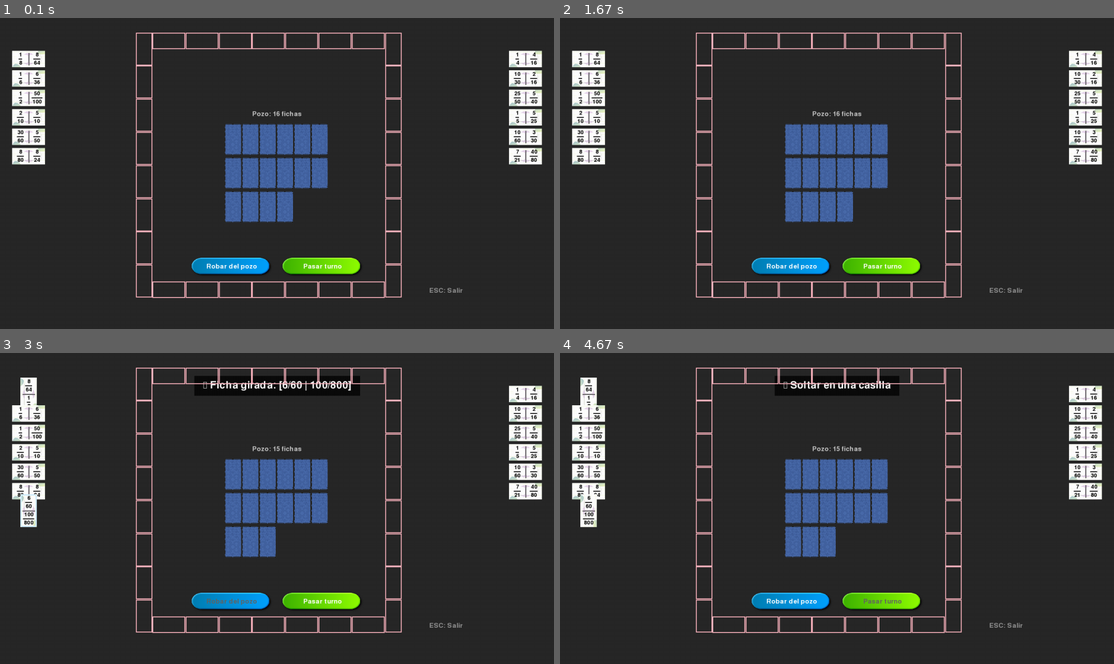
Above: before the commit, frames 1-4 (two rows, left to right).
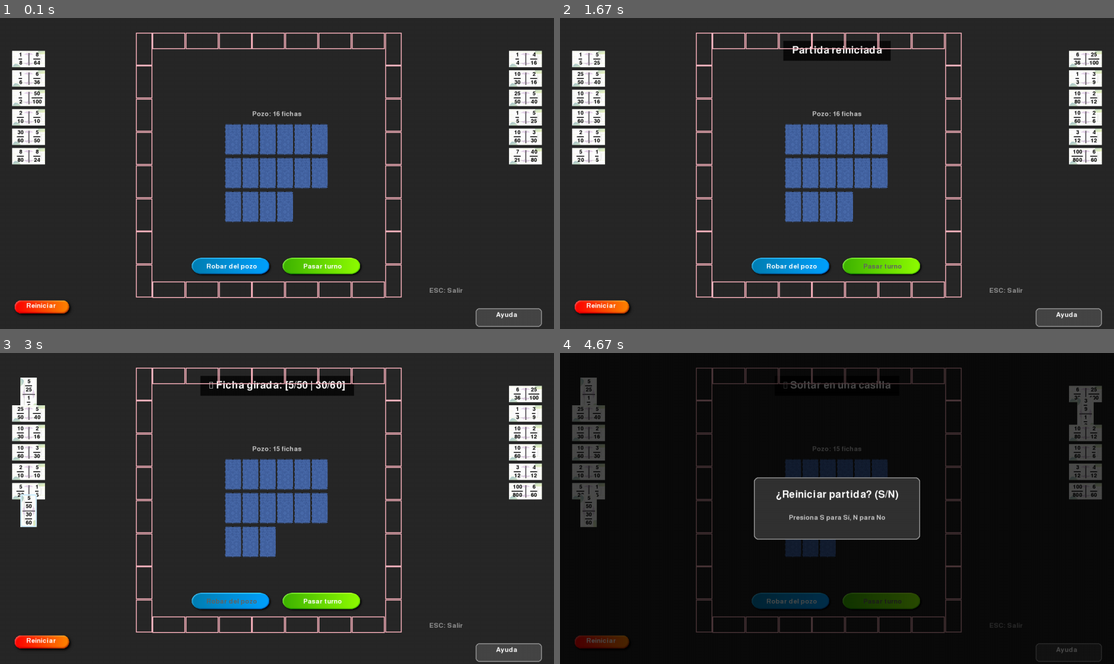
Above: after the commit, the same moments.

Repository: ernelopez/domino4
Game: pygame game, started from main.py
The game is run twice, just before and just after one commit, with the same random seed, the same clock (stepped at 60 frames per second) and the same inputs.
Inputs (mouse positions are in pixels of both pictures, inside the frame that each line leads up to):
- Up to frame 1 (0.1 s): no input
- Up to frame 2 (1.67 s): click (604, 307) at 0.38 s, where only the run after the commit has a clickable "Reiniciar"; tap S at 0.67 s; tap G at 1 s; hold N from 1.33 s (still down)
- Up to frame 3 (3 s): release N at 1.8 s; press the mouse at (27, 489) at 1.87 s; move the mouse to (138, 461) at 1.97 s; release the mouse at (254, 433) at 2.1 s; click "1" at 2.22 s; press the mouse at (232, 601) at 2.53 s; move the mouse to (271, 524) at 2.63 s; release the mouse at (310, 446) at 2.77 s; tap G at 2.83 s
- Up to frame 4 (4.67 s): press the mouse at (881, 601) at 3.2 s; move the mouse to (903, 527) at 3.3 s; release the mouse at (920, 449) at 3.43 s; click "1" at 3.55 s; press the mouse at (1086, 393) at 3.87 s; move the mouse to (1008, 452) at 3.97 s; release the mouse at (936, 514) at 4.1 s; click (1069, 651) at 4.22 s, where only the run after the commit has a clickable "Ayuda"; press the mouse at (604, 642) at 4.53 s; move the mouse to (792, 626) at 4.63 s

The runs differ from the first frame. In frame 1, 1.2% of the frame differs, in the area x 2-98%, y 90-100%; in frame 2, 2.8%; in frame 3, 2.2%; in frame 4, 95%, in the area x 0-100%, y 0-100%.

Commit message:
Reiniciar

Diff:
--- a/main.py
+++ b/main.py
@@ -17,6 +17,7 @@
 
 archivofuente = 'junegull.ttf'
 #archivofuente = 'Ubuntu-Title.ttf'
+
 
 class Boton:
     def __init__(self, x, y, ancho, alto, texto, imagen=None, color=COLOR_BOTON, color_hover=COLOR_BOTON_HOVER):
@@ -48,8 +49,36 @@
 
             # Centrar el texto en el rectángulo del botón
             texto_rect = texto_surface.get_rect(center=self.rect.center)
+
+            # Si es el botón de reinicio, ajustar verticalmente
+            if "Reiniciar" in self.texto or "Ayuda" in self.texto:
+                texto_rect.y -= 5
+                texto_rect.x -= 5  # <--- Ajustá este valor (2, 3, 4, 5) hasta que quede bien
+
             pantalla.blit(texto_surface, texto_rect)
-
+    '''
+    def dibujar(self, pantalla, fuente):
+        # Si hay imagen, dibujarla
+        if self.imagen is not None:
+            img = pygame.transform.scale(self.imagen, (self.rect.width, self.rect.height))
+            pantalla.blit(img, (self.rect.x, self.rect.y))
+        else:
+            # Fallback: dibujar rectángulo
+            color = self.color_hover if self.esta_sobre() and self.activo else self.color
+            pygame.draw.rect(pantalla, color, self.rect, border_radius=8)
+            pygame.draw.rect(pantalla, (150, 150, 150), self.rect, 2, border_radius=8)
+
+        # Texto del botón (si tiene)
+        if self.texto:
+            if self.activo:
+                texto_surface = fuente.render(self.texto, True, COLOR_TEXTO_BOTON)
+            else:
+                texto_surface = fuente.render(self.texto, True, (100, 100, 100))
+
+            # Centrar el texto en el rectángulo del botón
+            texto_rect = texto_surface.get_rect(center=self.rect.center)
+            pantalla.blit(texto_surface, texto_rect)
+    '''
     def esta_sobre(self):
         return self.rect.collidepoint(pygame.mouse.get_pos())
 
@@ -101,6 +130,9 @@
         self.tiempo_mensaje = 0
         self.mensaje_color = (255, 255, 255)
 
+        self.mostrar_confirmacion_reinicio = False
+        self.mensaje_confirmacion = ""
+
         # Posiciones de las fichas en la mano
         self.posiciones_fichas = {
             "jugador1": [],
@@ -175,9 +207,11 @@
             # Botones
             ruta_boton_robar = os.path.join(assets_dir, "boton_robar.png")
             ruta_boton_pasar = os.path.join(assets_dir, "boton_pasar.png")
+            ruta_boton_reset = os.path.join(assets_dir, "boton_reset.png")
 
             self.img_boton_robar = pygame.image.load(ruta_boton_robar)
             self.img_boton_pasar = pygame.image.load(ruta_boton_pasar)
+            self.img_boton_reset = pygame.image.load(ruta_boton_reset)
 
             print("✅ Imágenes cargadas correctamente")
         except Exception as e:
@@ -187,6 +221,7 @@
             self.img_dorso = None
             self.img_boton_robar = None
             self.img_boton_pasar = None
+            self.img_boton_reset = None
 
     def calcular_offset_tablero(self):
         """Calcula el offset para centrar el tablero en la pantalla"""
@@ -247,6 +282,35 @@
         )
         self.botones.append(self.boton_pasar)
 
+        x_reiniciar = int(30 * self.escala)
+        y_reiniciar = self.alto_pantalla - int(75 * self.escala)
+        ancho_reiniciar = int(150 * self.escala)
+        alto_reiniciar = int(50 * self.escala)
+
+        self.boton_reiniciar = Boton(
+            x_reiniciar,
+            y_reiniciar,
+            ancho_reiniciar,
+            alto_reiniciar,
+            "Reiniciar",
+            self.img_boton_reset
+        )
+        self.botones.append(self.boton_reiniciar)
+
+        x_ayuda = self.ancho_pantalla - int(160 * self.escala) - int(30 * self.escala)
+        y_ayuda = self.alto_pantalla - int(50 * self.escala)
+        ancho_ayuda = int(160 * self.escala)
+        alto_ayuda = int(45 * self.escala)
+
+        self.boton_ayuda = Boton(
+            x_ayuda,
+            y_ayuda,
+            ancho_ayuda,
+            alto_ayuda,
+            "Ayuda"
+        )
+        self.botones.append(self.boton_ayuda)
+
     def actualizar_botones(self):
         """Actualiza qué botones están activos según el estado del juego"""
         partida = self.partida
@@ -256,6 +320,7 @@
 
         self.boton_robar.activo = not ya_robo and puede_robar and not partida.terminada
         self.boton_pasar.activo = ya_robo and not partida.terminada
+        self.boton_reiniciar.activo = True
         #self.boton_girar.activo = self.ficha_seleccionada is not None and not partida.terminada
 
     def actualizar_posiciones_fichas(self):
@@ -401,82 +466,6 @@
             dibujar_fraccion(ficha.textos["N"], x + ancho//2, y + alto//4)
             dibujar_fraccion(ficha.textos["S"], x + ancho//2, y + 3 * alto//4)
 
-    '''
-    def dibujar_valores_ficha(self, ficha, x, y, ancho, alto):
-        """Dibuja los valores de la ficha en dos líneas centradas como bloque"""
-        # Fondo semitransparente para legibilidad
-        s = pygame.Surface((ancho, alto), pygame.SRCALPHA)
-        s.fill((255, 255, 255, 180))
-        self.pantalla.blit(s, (x, y))
-
-        # Línea central
-        if ficha.orientacion == "horizontal":
-            pygame.draw.line(self.pantalla, (80, 80, 80),
-                           (x + ancho//2, y + 5),
-                           (x + ancho//2, y + alto - 5), 2)
-        else:
-            pygame.draw.line(self.pantalla, (80, 80, 80),
-                           (x + 5, y + alto//2),
-                           (x + ancho - 5, y + alto//2), 2)
-
-        # Función para dibujar fracción en dos líneas centrada como bloque
-        def dibujar_fraccion(texto, x_centro, y_centro):
-            """Dibuja una fracción en dos líneas centradas como bloque"""
-            # Dividir numerador y denominador
-            if "/" in texto:
-                num, den = texto.split("/")
-            else:
-                num = texto
-                den = ""
-
-            # Renderizar textos
-            texto_num = self.fuente_fraccion.render(num, True, (0, 0, 0)) if num else None
-            texto_den = self.fuente_fraccion.render(den, True, (0, 0, 0)) if den else None
-
-            # Calcular alto total del bloque
-            alto_num = texto_num.get_height() if texto_num else 0
-            alto_den = texto_den.get_height() if texto_den else 0
-            separacion_entre_lineas = -5
-            alto_total = alto_num + alto_den + separacion_entre_lineas
-
-            # Calcular posición Y para centrar el bloque
-            y_inicio = y_centro - alto_total // 2
-
-            # Dibujar numerador (arriba)
-            if texto_num:
-                self.pantalla.blit(texto_num,
-                    (x_centro - texto_num.get_width() // 2,
-                     y_inicio))
-
-            # Dibujar denominador (abajo)
-            if texto_den:
-                y_den = y_inicio + alto_num + separacion_entre_lineas
-                self.pantalla.blit(texto_den,
-                    (x_centro - texto_den.get_width() // 2,
-                     y_den))
-
-        # Dibujar valores según orientación
-        if ficha.orientacion == "horizontal":
-            # Izquierda (O)
-            dibujar_fraccion(ficha.textos["O"],
-                            x + ancho//4,
-                            y + alto//2)
-
-            # Derecha (E)
-            dibujar_fraccion(ficha.textos["E"],
-                            x + 3 * ancho//4,
-                            y + alto//2)
-        else:
-            # Arriba (N)
-            dibujar_fraccion(ficha.textos["N"],
-                            x + ancho//2,
-                            y + alto//4)
-
-            # Abajo (S)
-            dibujar_fraccion(ficha.textos["S"],
-                            x + ancho//2,
-                            y + 3 * alto//4)
-    '''
 
     # ============================================================
     # FUNCIONES DE DIBUJO DE FICHAS SEGÚN CONTEXTO
@@ -620,56 +609,7 @@
             texto2 = self.fuente_fraccion.render(ficha.textos["S"].replace("/", "|"), True, (0, 0, 0))
             self.pantalla.blit(texto1, (x + ancho//2 - self.tamano_fuente_fraccion//2, y + int(10 * self.escala)))
             self.pantalla.blit(texto2, (x + ancho//2 - self.tamano_fuente_fraccion//2, y + alto - int(30 * self.escala)))
-    '''
-    def dibujar_ficha_arrastrada(self, ficha, x, y):
-        """
-        Dibuja la ficha que se está arrastrando, siguiendo al mouse.
-        """
-        if ficha.orientacion == "horizontal":
-            ancho = self.largo_ficha
-            alto = self.ancho_ficha
-        else:
-            ancho = self.ancho_ficha
-            alto = self.largo_ficha
-
-        if self.img_frente is not None:
-            if ficha.orientacion == "vertical":
-                img = self.img_frente_v
-            else :
-                img = self.img_frente
-
-            self.pantalla.blit(img, (x, y))
-
-            # Borde verde para arrastre
-            pygame.draw.rect(self.pantalla, (200, 255, 200), (x, y, ancho, alto),
-                           max(2, int(4 * self.escala)), border_radius=5)
-
-            self.dibujar_valores_ficha(ficha, x, y, ancho, alto)
-            return
-
-        # Fallback sin imágenes
-        color = (200, 255, 200)
-        pygame.draw.rect(self.pantalla, color, (x, y, ancho, alto), border_radius=5)
-        pygame.draw.rect(self.pantalla, (100, 100, 100), (x, y, ancho, alto), 2, border_radius=5)
-
-        if ficha.orientacion == "horizontal":
-            pygame.draw.line(self.pantalla, (100, 100, 100),
-                           (x + ancho//2, y + 5), (x + ancho//2, y + alto - 5), 2)
-        else:
-            pygame.draw.line(self.pantalla, (100, 100, 100),
-                           (x + 5, y + alto//2), (x + ancho - 5, y + alto//2), 2)
-
-        if ficha.orientacion == "horizontal":
-            texto1 = self.fuente_fraccion.render(ficha.textos["O"].replace("/", "|"), True, (0, 0, 0))
-            texto2 = self.fuente_fraccion.render(ficha.textos["E"].replace("/", "|"), True, (0, 0, 0))
-            self.pantalla.blit(texto1, (x + int(10 * self.escala), y + alto//2 - self.tamano_fuente_fraccion//2))
-            self.pantalla.blit(texto2, (x + ancho - int(30 * self.escala), y + alto//2 - self.tamano_fuente_fraccion//2))
-        else:
-            texto1 = self.fuente_fraccion.render(ficha.textos["N"].replace("/", "|"), True, (0, 0, 0))
-            texto2 = self.fuente_fraccion.render(ficha.textos["S"].replace("/", "|"), True, (0, 0, 0))
-            self.pantalla.blit(texto1, (x + ancho//2 - self.tamano_fuente_fraccion//2, y + int(10 * self.escala)))
-            self.pantalla.blit(texto2, (x + ancho//2 - self.tamano_fuente_fraccion//2, y + alto - int(30 * self.escala)))
-    '''
+
 
     # ============================================================
     # DIBUJO DE TABLERO, POZO Y OTROS
@@ -880,6 +820,63 @@
             texto = self.fuente.render(linea, True, (150, 150, 150))
             self.pantalla.blit(texto, (x, y + i * int(25 * self.escala)))
 
+    def reiniciar_partida(self):
+        """Reinicia la partida"""
+        # Crear una nueva partida
+        self.partida = Partida("fichas.csv", fichas_por_jugador=6)
+
+        # Resetear estado del juego
+        self.ficha_seleccionada = None
+        self.ficha_arrastrada = None
+        self.ficha_robada_actual = None
+        self.ficha_clickeada = None
+        self.casillas_destacadas = []
+        self.mensaje = ""
+        self.tiempo_mensaje = 0
+        self.offset_x = 0
+        self.offset_y = 0
+
+        # Recalcular offset del tablero
+        self.calcular_offset_tablero()
+
+        # Actualizar posiciones de las fichas
+        self.actualizar_posiciones_fichas()
+
+        # Actualizar botones
+        self.actualizar_botones()
+
+        self.mostrar_mensaje("Partida reiniciada")
+
+
+    def dibujar_confirmacion_reinicio(self):
+        """Dibuja el cartel de confirmación de reinicio"""
+        if not self.mostrar_confirmacion_reinicio:
+            return
+
+        # Fondo oscuro semitransparente
+        s = pygame.Surface((self.ancho_pantalla, self.alto_pantalla), pygame.SRCALPHA)
+        s.fill((0, 0, 0, 180))
+        self.pantalla.blit(s, (0, 0))
+
+        # Cartel
+        ancho_cartel = int(400 * self.escala)
+        alto_cartel = int(150 * self.escala)
+        x_cartel = (self.ancho_pantalla - ancho_cartel) // 2
+        y_cartel = (self.alto_pantalla - alto_cartel) // 2
+
+        pygame.draw.rect(self.pantalla, (50, 50, 50), (x_cartel, y_cartel, ancho_cartel, alto_cartel), border_radius=10)
+        pygame.draw.rect(self.pantalla, (150, 150, 150), (x_cartel, y_cartel, ancho_cartel, alto_cartel), 2, border_radius=10)
+
+        # Texto del mensaje
+        texto = self.fuente_grande.render(self.mensaje_confirmacion, True, (255, 255, 255))
+        self.pantalla.blit(texto, (self.ancho_pantalla // 2 - texto.get_width() // 2,
+                                  y_cartel + int(30 * self.escala)))
+
+        # Instrucciones
+        instrucciones = self.fuente.render("Presiona S para Sí, N para No", True, (200, 200, 200))
+        self.pantalla.blit(instrucciones, (self.ancho_pantalla // 2 - instrucciones.get_width() // 2,
+                                          y_cartel + int(90 * self.escala)))
+
     async def ejecutar(self):
         """Bucle principal del juego"""
         ejecutando = True
@@ -891,7 +888,26 @@
 
                 elif evento.type == pygame.KEYDOWN:
                     if evento.key == pygame.K_ESCAPE:
-                        ejecutando = False
+                        if self.mostrar_confirmacion_reinicio:
+                            self.mostrar_confirmacion_reinicio = False
+                            self.mensaje_confirmacion = ""
+                        else:
+                            ejecutando = False
+                        #ejecutando = False
+
+                    elif evento.key == pygame.K_s:
+                        if self.mostrar_confirmacion_reinicio:
+                            # Reiniciar partida
+                            self.reiniciar_partida()
+                            self.mostrar_confirmacion_reinicio = False
+                            self.mensaje_confirmacion = ""
+
+                    elif evento.key == pygame.K_n:
+                        if self.mostrar_confirmacion_reinicio:
+                            # Cancelar reinicio
+                            self.mostrar_confirmacion_reinicio = False
+                            self.mensaje_confirmacion = ""
+
                     elif evento.key == pygame.K_g:
                         if self.ficha_seleccionada is not None and not self.partida.terminada:
                             self.ficha_seleccionada.girar_90()
@@ -930,6 +946,12 @@
                                         self.actualizar_posiciones_fichas()
                                         self.actualizar_botones()
                                         self.verificar_y_mostrar_fin_partida()
+                                    continue
+
+                                elif boton == self.boton_reiniciar:
+                                    # Mostrar cartel de confirmación
+                                    self.mostrar_confirmacion_reinicio = True
+                                    self.mensaje_confirmacion = "¿Reiniciar partida? (S/N)"
                                     continue
 
                                 #elif boton == self.boton_girar:
@@ -1080,184 +1102,12 @@
                 boton.dibujar(self.pantalla, self.fuente)
 
             self.dibujar_ayuda()
-
+            self.dibujar_confirmacion_reinicio()
             pygame.display.flip()
             await asyncio.sleep(1 / 60)
 
         pygame.quit()
         return
-'''
-    async def ejecutar(self):
-        """Bucle principal del juego"""
-        ejecutando = True
-
-        while ejecutando:
-            for evento in pygame.event.get():
-                if evento.type == pygame.QUIT:
-                    ejecutando = False
-
-                elif evento.type == pygame.KEYDOWN:
-                    if evento.key == pygame.K_ESCAPE:
-                        ejecutando = False
-                    elif evento.key == pygame.K_g:
-                        if self.ficha_seleccionada is not None and not self.partida.terminada:
-                            self.ficha_seleccionada.girar_90()
-                            self.mostrar_mensaje(f"🔄 Ficha girada: {self.ficha_seleccionada.mostrar_valores()}")
-                            self.actualizar_posiciones_fichas()
-                            self.actualizar_botones()
-                    elif evento.key == pygame.K_f: #TECLA F TOCADO PARA PyGBAG, VER SI CAMBIAR
-                        pygame.display.toggle_fullscreen()
-
-                elif evento.type == pygame.MOUSEBUTTONDOWN:
-                    if evento.button == 1:
-                        x, y = evento.pos
-
-                        for boton in self.botones:
-                            if boton.click():
-                                if boton == self.boton_robar:
-                                    if not self.partida.ya_robo_en_turno and not self.partida.terminada:
-                                        ficha = self.partida.robar_ficha()
-                                        if ficha:
-                                            self.ficha_robada_actual = ficha
-                                            self.ficha_seleccionada = ficha
-                                            self.mostrar_mensaje(f"📥 {self.partida.jugador_actual().nombre} robó: {ficha.mostrar_valores()}")
-                                            self.actualizar_posiciones_fichas()
-                                            self.actualizar_botones()
-                                        else:
-                                            self.mostrar_mensaje("❌ No hay fichas en el pozo")
-                                    continue
-
-                                elif boton == self.boton_pasar:
-                                    if self.partida.ya_robo_en_turno and not self.partida.terminada:
-                                        self.partida.pasar_turno()
-                                        self.mostrar_mensaje(f"⏭️ {self.partida.jugador_actual().nombre} pasa turno")
-                                        self.ficha_seleccionada = None
-                                        self.ficha_arrastrada = None
-                                        self.ficha_robada_actual = None
-                                        self.casillas_destacadas = []
-                                        self.actualizar_posiciones_fichas()
-                                        self.actualizar_botones()
-                                        self.verificar_y_mostrar_fin_partida()
-                                    continue
-
-                                elif boton == self.boton_girar:
-                                    if self.ficha_seleccionada is not None and not self.partida.terminada:
-                                        self.ficha_seleccionada.girar_90()
-                                        self.mostrar_mensaje(f"🔄 Ficha girada: {self.ficha_seleccionada.mostrar_valores()}")
-                                        self.actualizar_posiciones_fichas()
-                                    continue
-
-                        ficha, jugador = self.obtener_ficha_en_posicion(x, y)
-
-                        if ficha is not None and jugador == self.partida.jugador_actual() and not self.partida.terminada:
-                            self.ficha_seleccionada = ficha
-                            self.ficha_arrastrada = ficha
-
-                            for pos in self.posiciones_fichas["jugador1"] + self.posiciones_fichas["jugador2"]:
-                                if pos["ficha"] == ficha:
-                                    self.offset_x = x - pos["x"]
-                                    self.offset_y = y - pos["y"]
-                                    break
-                            self.actualizar_posiciones_fichas()
-                            self.mostrar_mensaje(f"📌 Seleccionada: {ficha.mostrar_valores()}")
-                            self.actualizar_botones()
-
-                elif evento.type == pygame.MOUSEBUTTONUP:
-                    if evento.button == 1 and self.ficha_arrastrada is not None and not self.partida.terminada:
-                        x, y = evento.pos
-                        casilla = self.obtener_casilla_en_posicion(x, y)
-
-                        if casilla and casilla.ficha is None:
-                            if self.partida.tablero.primera_jugada:
-                                if self.ficha_arrastrada.orientacion == casilla.orientacion:
-                                    exito = self.partida.jugar_ficha(self.ficha_arrastrada, casilla)
-                                    if exito:
-                                        self.mostrar_mensaje(f"✅ {self.partida.jugador_actual().nombre} colocó {self.ficha_arrastrada.mostrar_valores()}")
-                                        self.ficha_robada_actual = None
-                                        self.actualizar_posiciones_fichas()
-                                        self.actualizar_botones()
-                                        self.verificar_y_mostrar_fin_partida()
-                                    else:
-                                        self.mostrar_mensaje("❌ No se pudo colocar la ficha")
-                                else:
-                                    self.mostrar_mensaje(f"❌ La ficha es {self.ficha_arrastrada.orientacion} pero la casilla es {casilla.orientacion}")
-                            else:
-                                head = self.partida.tablero.head_posible.casilla
-                                tail = self.partida.tablero.tail_posible.casilla
-
-                                if casilla.numero == head.numero or casilla.numero == tail.numero:
-                                    posible, _ = self.partida.tablero.puede_colocar(self.ficha_arrastrada, casilla)
-                                    if posible:
-                                        exito = self.partida.jugar_ficha(self.ficha_arrastrada, casilla)
-                                        if exito:
-                                            self.mostrar_mensaje(f"✅ {self.partida.jugador_actual().nombre} colocó {self.ficha_arrastrada.mostrar_valores()}")
-                                            self.ficha_robada_actual = None
-                                            self.actualizar_posiciones_fichas()
-                                            self.actualizar_botones()
-                                            self.verificar_y_mostrar_fin_partida()
-                                        else:
-                                            self.mostrar_mensaje("❌ No se pudo colocar la ficha")
-                                    else:
-                                        self.mostrar_mensaje("❌ La ficha no encaja en ese extremo")
-                                else:
-                                    self.mostrar_mensaje("❌ Solo se puede colocar en HEAD o TAIL")
-                        else:
-                            if casilla and casilla.ficha is not None:
-                                self.mostrar_mensaje("❌ Esa casilla ya está ocupada")
-                            else:
-                                self.mostrar_mensaje("❌ Soltar en una casilla")
-
-                        self.ficha_arrastrada = None
-                        self.ficha_seleccionada = None
-                        self.casillas_destacadas = []
-                        self.actualizar_posiciones_fichas()
-                        self.actualizar_botones()
-
-                elif evento.type == pygame.MOUSEMOTION:
-                    if self.ficha_arrastrada is not None and not self.partida.terminada:
-                        self.actualizar_casillas_destacadas(
-                            self.ficha_arrastrada,
-                            self.partida.jugador_actual()
-                        )
-
-            # Dibujar
-            self.pantalla.fill(COLOR_FONDO)
-
-            # Mensajes (turno y jugadas) dentro del tablero
-            self.dibujar_mensajes()
-
-            self.dibujar_pozo()
-            self.dibujar_tablero()
-
-            for jugador_id, posiciones in self.posiciones_fichas.items():
-                for pos in posiciones:
-                    es_seleccionada = pos["ficha"] == self.ficha_seleccionada and pos["ficha"] != self.ficha_arrastrada
-                    self.dibujar_ficha_mano(
-                        pos["ficha"],
-                        pos["x"], pos["y"],
-                        seleccionada=es_seleccionada
-                    )
-
-            if self.ficha_arrastrada is not None:
-                x, y = pygame.mouse.get_pos()
-                self.dibujar_ficha_arrastrada(
-                    self.ficha_arrastrada,
-                    x - self.offset_x,
-                    y - self.offset_y
-                )
-
-            for boton in self.botones:
-                boton.dibujar(self.pantalla, self.fuente)
-
-            self.dibujar_ayuda()
-
-            pygame.display.flip()
-            await asyncio.sleep(1 / 60)  # <--- CEDER CONTROL AL NAVEGADOR
-            #self.clock.tick(60)
-
-        pygame.quit()
-        sys.exit()'''
-
 
 async def main():
     juego = JuegoPygame()
Not shown, changed: Mejoras
Binary file added: assets/button_ayuda.png
